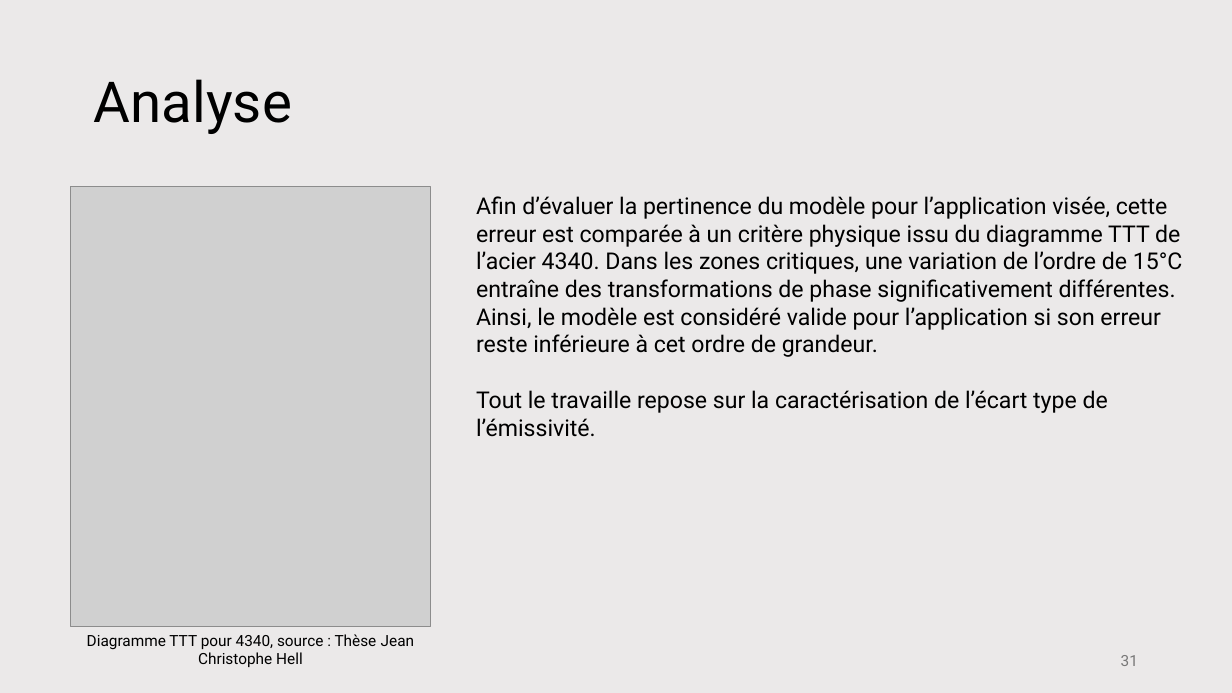
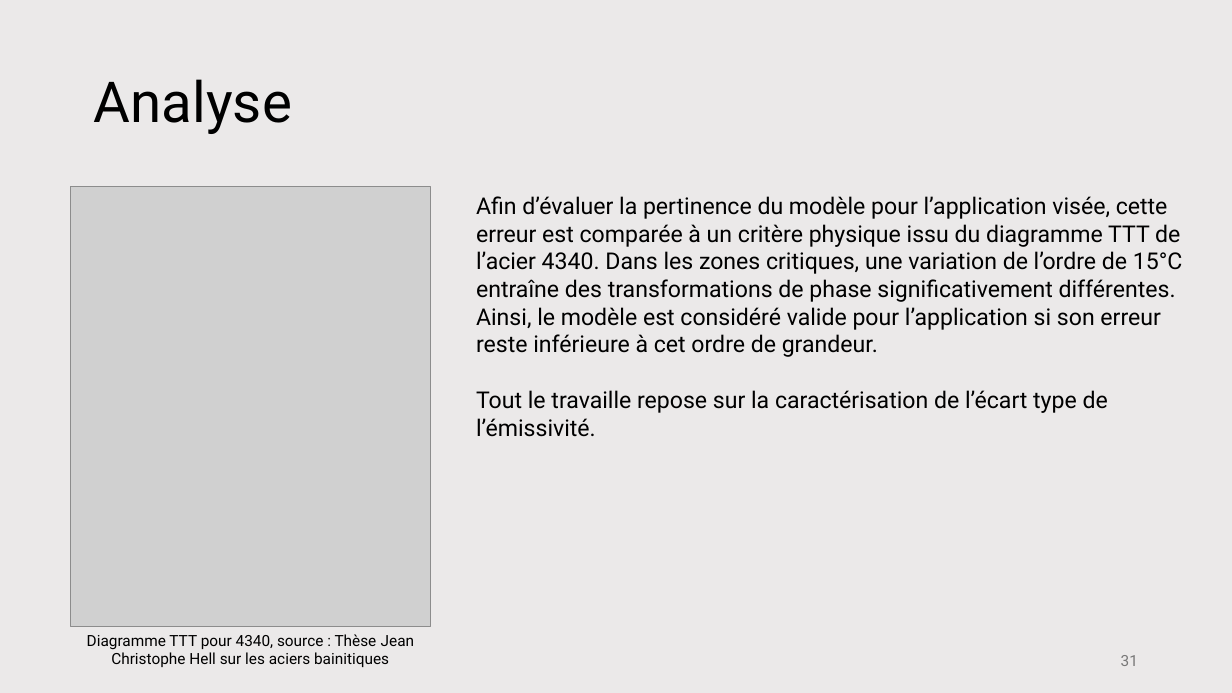
Before and after one commit to antoine-pt/MEC8211, a slide deck: slide 31 of projet_final/projet_final/MEC8211-Projet-final-Presentation.pptx. Drawn at 1232x693 pixels with LibreOffice and Linux fonts; fonts in the diff are those of the drawing; grey boxes stand for pictures. Boxes give left, top, right and bottom in pixels: in the first picture for what was removed or moved away, otherwise in the second. Text is boxed around its words. In the diff, an @@ line names an element or a change of style, - is before the commit and + after.

```diff
--- a/projet_final/projet_final/MEC8211-Projet-final-Presentation.pptx
+++ b/projet_final/projet_final/MEC8211-Projet-final-Presentation.pptx
@@ text at [87,634,414,667]: text changed @@
-Diagramme TTT pour 4340, source : Thèse Jean Christophe Hell
+Diagramme TTT pour 4340, source : Thèse Jean Christophe Hell sur les aciers bainitiques
```
Also in this commit, not shown: 1 other slide changed.
